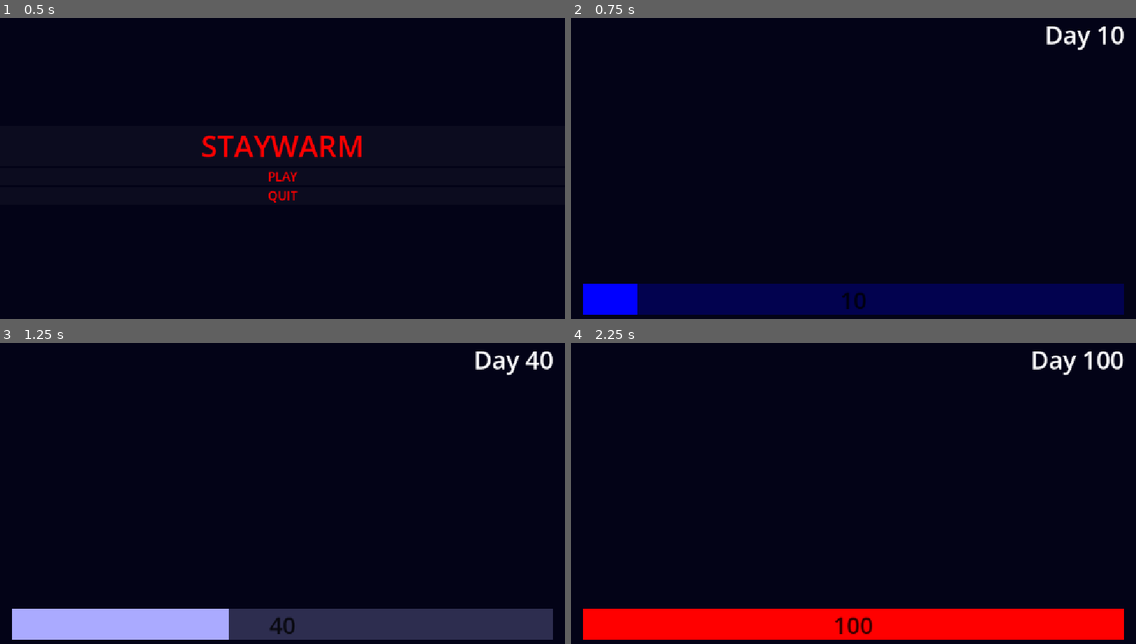
Above: before the commit, frames 1-4 (two rows, left to right).
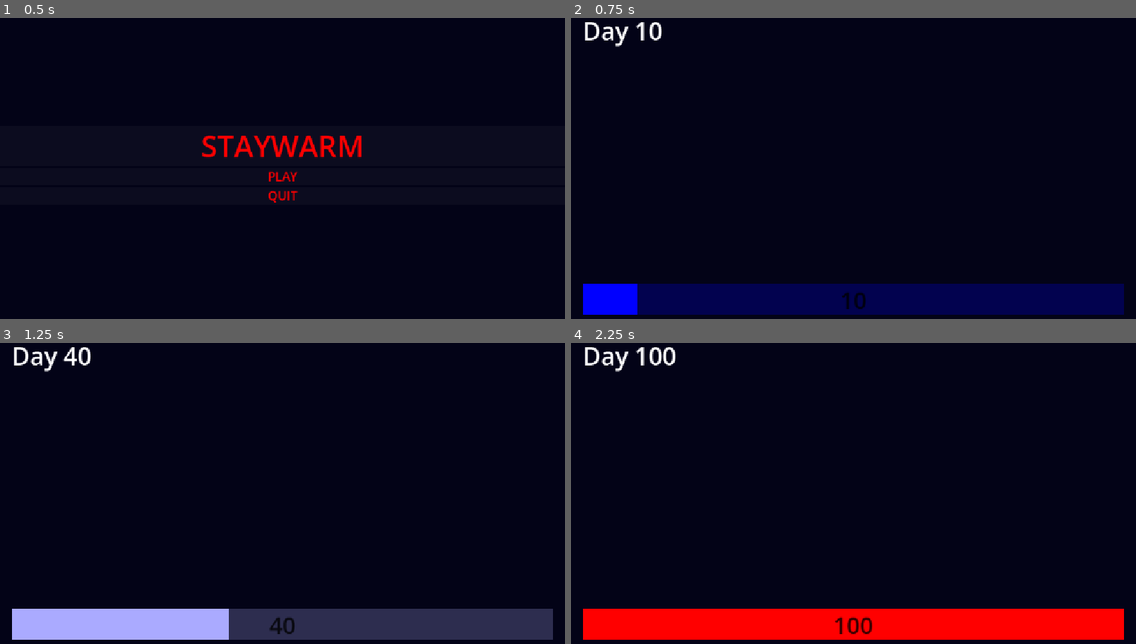
Above: after the commit, the same moments.

Repository: antholol/godot-wild-jam-99
Game: Godot game, scene res://scenes/menu.tscn
The game is run twice, just before and just after one commit, with the same random seed, the same clock (stepped at 60 frames per second) and the same inputs.
Inputs (mouse positions are in pixels of both pictures, inside the frame that each line leads up to):
- Up to frame 1 (0.5 s): no input
- Up to frame 2 (0.75 s): click "PLAY" at 0.5 s
- Up to frame 3 (1.25 s): no input
- Up to frame 4 (2.25 s): move the mouse to (977, 472) at 1.27 s; move the mouse to (740, 505) at 2.02 s

Frame 1 is identical in both runs. In frame 2, 0.8% of the frame differs, in the area x 2-98%, y 1-11%; in frame 3, 0.8%; in frame 4, 1.0%.

Commit message:
implementing time

Diff:
--- a/project_time_tracker.json
+++ b/project_time_tracker.json
@@ -1,8 +1,8 @@
 {
-  "2D": 539.85,
-  "3D": 0.579,
+  "2D": 639.019,
+  "3D": 1.161,
   "Asset Store": 60.051,
-  "Documentation": 250.471000000008,
-  "Game": 279.863,
-  "Script": 1128.267
+  "Documentation": 472.555000000007,
+  "Game": 606.932,
+  "Script": 2781.42
 }
--- a/scenes/mainGame.tscn
+++ b/scenes/mainGame.tscn
@@ -33,14 +33,10 @@
 
 [node name="VBoxContainer" type="VBoxContainer" parent="CanvasLayer/ColorRect" unique_id=665476093]
 layout_mode = 1
-anchors_preset = 1
-anchor_left = 1.0
-anchor_right = 1.0
-offset_left = -158.0
-offset_top = 24.0
-offset_right = -24.0
-offset_bottom = 93.0
-grow_horizontal = 0
+offset_left = 24.0
+offset_top = 16.0
+offset_right = 196.0
+offset_bottom = 85.0
 
 [node name="daysPassedLabel" type="Label" parent="CanvasLayer/ColorRect/VBoxContainer" unique_id=1157089242]
 layout_mode = 2
--- a/scenes/mainMenuButtons.gd
+++ b/scenes/mainMenuButtons.gd
@@ -5,7 +5,7 @@
 
 # Called when the node enters the scene tree for the first time.
 func _ready() -> void:
-	pass # Replace with function body.
+	pass
 
 # Called every frame. 'delta' is the elapsed time since the previous frame.
 func _process(delta: float) -> void:
--- a/scenes/main_game.gd
+++ b/scenes/main_game.gd
@@ -8,14 +8,20 @@
 
 # Called when the node enters the scene tree for the first time.
 func _ready() -> void:
+	Global.heat = 50.00
+	Global.daysPassed = 0
+	Global.startTime = Time.get_ticks_msec()
+
+func _physics_process(delta: float) -> void:
 	pass
-# Called every frame. 'delta' is the elapsed time since the previous frame.
+
 func _process(delta: float) -> void:
 	count = count + 1
 	Global.daysPassed = count
 	Global.heat = count
 	dayCounter(Global.daysPassed)
 	changeHeat(Global.heat)
+	print(Global.startTime)
 
 func _input(event: InputEvent) -> void:
 	if event.is_action_pressed("ESC"):
@@ -27,5 +33,8 @@
 	heat_bar.modulate = myGradient.sample(1 * 0.01 * heat)
 	#heat_bar.modulate = Color((1 * 0.01 * heat),0,(1 * 0.01 * (100 - heat)),1)
 
+func timePassed(startTime: int, currentTime: int) -> int:
+	return ((currentTime - startTime))
+
 func dayCounter(daysPassed: int) -> void:
 	daysPassedLabel.text = "Day " + str(daysPassed)
--- a/scripts/global.gd
+++ b/scripts/global.gd
@@ -1,3 +1,6 @@
 extends Node
 var heat: float = 50.00
 var daysPassed: int = 0
+var startTime: int = 0
+var currentTime: int = 0
+var timePassed: int = 0
